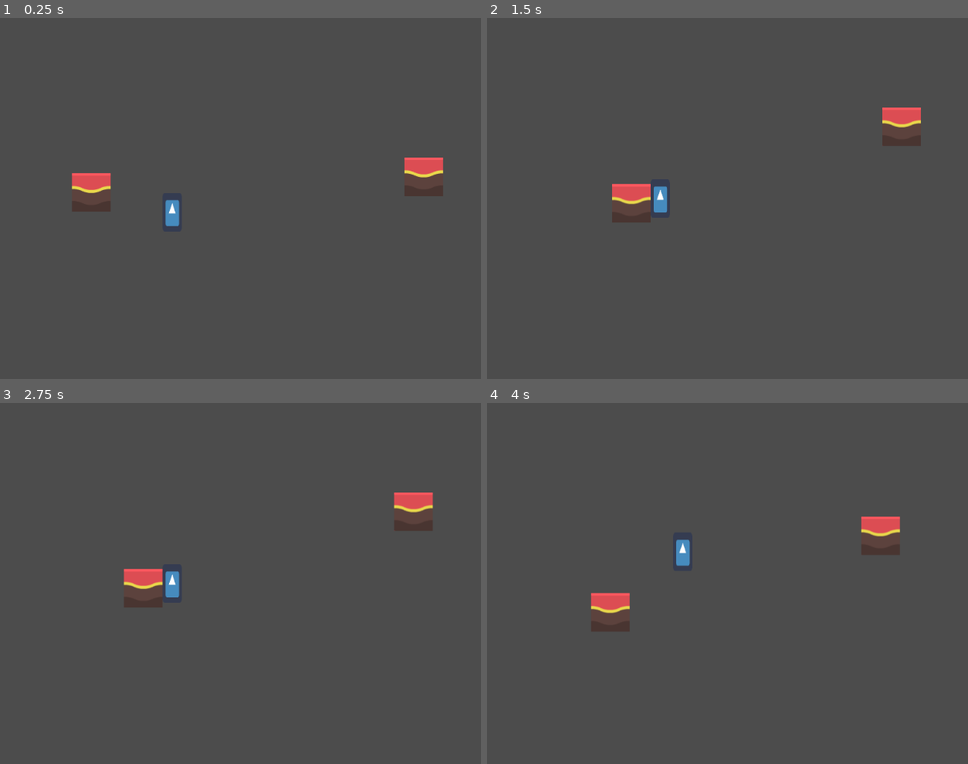
Above: before the commit, frames 1-4 (two rows, left to right).
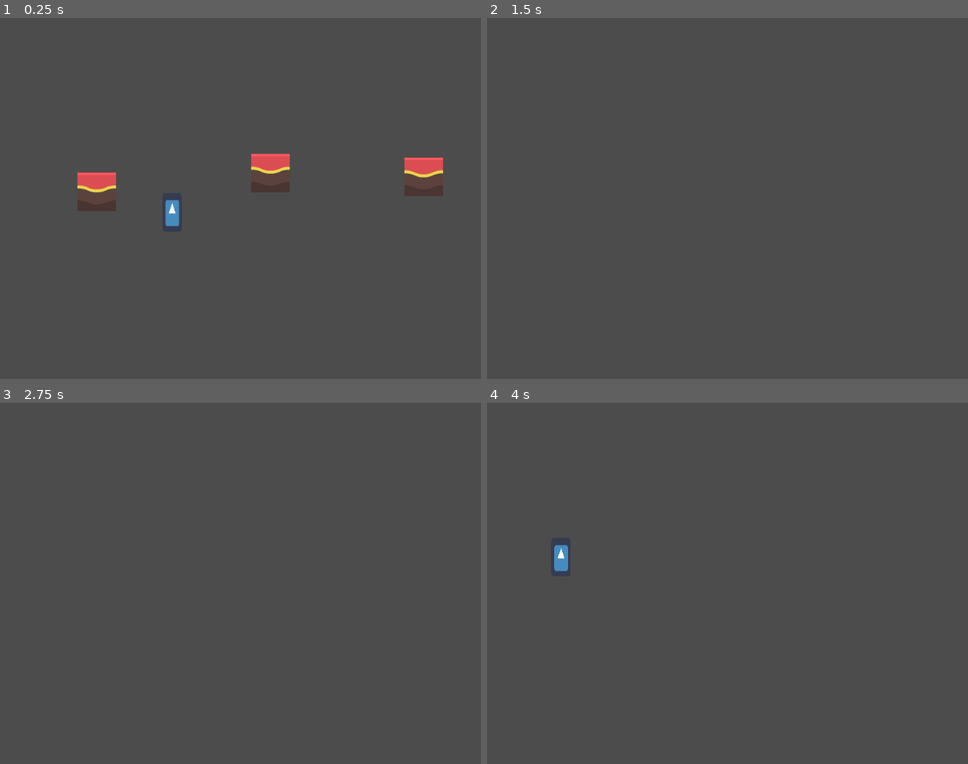
Above: after the commit, the same moments.

Repository: DominickRobinson/Supreme-Hen-Donkey
Game: Godot game, scene res://DemoScene.tscn
Same seed, same stepped clock (60 frames per second), same inputs: the game is played once before the commit and once after it. The engine's default icon, where the game draws it, is replaced by a stand-in: a white triangle on a blue panel in a dark square.
Inputs (mouse positions are in pixels of both pictures, inside the frame that each line leads up to):
- Up to frame 1 (0.25 s): no input
- Up to frame 2 (1.5 s): drag from (578, 162) to (645, 216) at 0.52 s; drag from (535, 216) to (674, 198) at 1.27 s
- Up to frame 3 (2.75 s): move the mouse to (235, 504) at 2.02 s; press the mouse at (235, 504) at 2.03 s; hold A (left) from 2.03 s (still down)
- Up to frame 4 (4 s): release A (left) at 2.75 s; release the mouse at (722, 504) at 2.75 s; tap Enter at 2.75 s; drag from (626, 655) to (650, 576) at 2.77 s; move the mouse to (842, 637) at 3.52 s; press the mouse at (842, 637) at 3.53 s; hold D (right) from 3.53 s (still down); tap Space (jump) at 3.77 s

The runs differ from the first frame. In frame 1, 0.9% of the frame differs, in the area x 14-61%, y 37-54%; in frame 2, 1.4%; in frame 3, 1.4%; in frame 4, 1.6%, in the area x 13-86%, y 31-64%.

Commit message:
Rough moving platforms dragging

Diff:
--- a/Supreme-Hen-Donkey/DemoScene.tscn
+++ b/Supreme-Hen-Donkey/DemoScene.tscn
@@ -1,10 +1,12 @@
-[gd_scene load_steps=9 format=2]
+[gd_scene load_steps=11 format=2]
 
 [ext_resource path="res://Player.tscn" type="PackedScene" id=1]
 [ext_resource path="res://Launcher.tscn" type="PackedScene" id=2]
 [ext_resource path="res://Assets/abstract-platformer-370-assets/Tilesheet/tilesheet_complete.png" type="Texture" id=3]
 [ext_resource path="res://EditorMode.gd" type="Script" id=4]
 [ext_resource path="res://DraggableTile.tscn" type="PackedScene" id=5]
+[ext_resource path="res://MovingPlatform.tscn" type="PackedScene" id=6]
+[ext_resource path="res://DraggableTileBlock.tscn" type="PackedScene" id=7]
 
 [sub_resource type="RectangleShape2D" id=1]
 extents = Vector2( 30, 30 )
@@ -79,3 +81,10 @@
 tileMapNP = NodePath("../TileMap")
 
 [node name="DraggableTile" parent="." instance=ExtResource( 5 )]
+position = Vector2( -62, 377 )
+
+[node name="MovingPlatform" parent="DraggableTile" instance=ExtResource( 6 )]
+position = Vector2( 8, -126 )
+
+[node name="DraggableTile2" parent="." instance=ExtResource( 7 )]
+position = Vector2( 226, 346 )
--- a/Supreme-Hen-Donkey/DraggableTile.tscn
+++ b/Supreme-Hen-Donkey/DraggableTile.tscn
@@ -1,13 +1,9 @@
-[gd_scene load_steps=4 format=2]
+[gd_scene load_steps=3 format=2]
 
 [ext_resource path="res://Assets/abstract-platformer-370-assets/PNG/Tiles/Brown tiles/tileBrown_02.png" type="Texture" id=1]
 [ext_resource path="res://FollowMouse.gd" type="Script" id=2]
 
-[sub_resource type="RectangleShape2D" id=5]
-extents = Vector2( 32, 31.5 )
-
 [node name="DraggableTile" type="Area2D"]
-position = Vector2( -71, 378 )
 collision_layer = 3
 script = ExtResource( 2 )
 tileMapNP = NodePath("../TileMap")
@@ -17,16 +13,3 @@
 __meta__ = {
 "_edit_lock_": true
 }
-
-[node name="KinematicBody2D" type="KinematicBody2D" parent="."]
-collision_layer = 3
-__meta__ = {
-"_edit_lock_": true
-}
-
-[node name="CollisionShape2D" type="CollisionShape2D" parent="."]
-position = Vector2( 0, 0.5 )
-shape = SubResource( 5 )
-__meta__ = {
-"_edit_lock_": true
-}
--- /dev/null
+++ b/Supreme-Hen-Donkey/DraggableTileBlock.gd
@@ -0,0 +1,16 @@
+extends KinematicBody2D
+
+
+# Declare member variables here. Examples:
+# var a = 2
+# var b = "text"
+var enabled := false
+
+# Called when the node enters the scene tree for the first time.
+func _ready():
+	pass # Replace with function body.
+
+
+# Called every frame. 'delta' is the elapsed time since the previous frame.
+#func _process(delta):
+#	pass
--- /dev/null
+++ b/Supreme-Hen-Donkey/DraggableTileBlock.tscn
@@ -0,0 +1,33 @@
+[gd_scene load_steps=5 format=2]
+
+[ext_resource path="res://Assets/abstract-platformer-370-assets/PNG/Tiles/Brown tiles/tileBrown_02.png" type="Texture" id=1]
+[ext_resource path="res://FollowMouse.gd" type="Script" id=2]
+[ext_resource path="res://DraggableTileBlock.gd" type="Script" id=3]
+
+[sub_resource type="RectangleShape2D" id=5]
+extents = Vector2( 32, 31.5 )
+
+[node name="DraggableTile" type="Area2D"]
+collision_layer = 3
+script = ExtResource( 2 )
+tileMapNP = NodePath("../TileMap")
+
+[node name="TileBrown02" type="Sprite" parent="."]
+texture = ExtResource( 1 )
+__meta__ = {
+"_edit_lock_": true
+}
+
+[node name="KinematicBody2D" type="KinematicBody2D" parent="."]
+collision_layer = 3
+script = ExtResource( 3 )
+__meta__ = {
+"_edit_lock_": true
+}
+
+[node name="CollisionShape2D" type="CollisionShape2D" parent="KinematicBody2D"]
+position = Vector2( 0, 0.5 )
+shape = SubResource( 5 )
+__meta__ = {
+"_edit_lock_": true
+}
--- a/Supreme-Hen-Donkey/FollowMouse.gd
+++ b/Supreme-Hen-Donkey/FollowMouse.gd
@@ -3,14 +3,26 @@
 
 export(NodePath) var tileMapNP: NodePath
 onready var tileMap = get_node(tileMapNP)
-onready var mouseOffset = $CollisionShape2D.shape.extents;
 
+var mouseOffset
 var following: bool = false
+var collision: CollisionShape2D
 var startPos: Vector2
-var kinematicChild: CollisionShape2D
+var kinematicChild: KinematicBody2D
 
 func _ready():
 	startPos = position
+	# Get kinematic child
+	for child in get_children():
+		if child is KinematicBody2D:
+			kinematicChild = child
+			break
+
+	collision = kinematicChild.get_node('CollisionShape2D')
+	add_child(collision.duplicate())
+	kinematicChild.remove_child(collision)
+
+	mouseOffset = collision.shape.extents
 
 
 func _physics_process(delta):
@@ -22,8 +34,10 @@
 	# Start dragging
 	if event.is_action_pressed("click"):
 		if event.is_pressed():
+			print('Click')
 			following = true
-			$KinematicBody2D.remove_child(kinematicChild)
+			pickupTile()
+
 	# Release and put on tilemap
 	elif event.is_action_released("click"):
 		if following:
@@ -37,14 +51,17 @@
 	position += mouseOffset
 
 
+func pickupTile():
+	kinematicChild.remove_child(collision)
+
+
 # Places tile at current location
 func placeTile():
 	var tilePos = tileMap.world_to_map(position)
 	var tileType = 0
-	kinematicChild = $CollisionShape2D.duplicate()
-	$KinematicBody2D.add_child(kinematicChild)
-	kinematicChild.position = Vector2.ZERO
-#	tileMap.set_cellv(tilePos, tileType)
+	kinematicChild.add_child(collision)
+	collision.position = Vector2.ZERO
+	kinematicChild.enabled = true
 
 	# DEBUG Reset tile to original position
 #	position = startPos
--- a/Supreme-Hen-Donkey/MovingPlatform.gd
+++ b/Supreme-Hen-Donkey/MovingPlatform.gd
@@ -5,9 +5,8 @@
 export var HEIGHT := 120.0
 export var WIDTH := 120.0
 export var ROTATION := 24
-# Declare member variables here. Examples:
-# var a = 2
-# var b = "text"
+
+var enabled := false
 
 
 # Called when the node enters the scene tree for the first time.
@@ -24,6 +23,9 @@
 var current_distance := 0
 var x := 0
 func _process(delta):
+	if not enabled:
+		return
+
 	if travel_forward:
 		move_and_collide(delta * Vector2(HORIZONTAL_SPEED,0).rotated(rotation))
 		current_distance += (delta*HORIZONTAL_SPEED)
